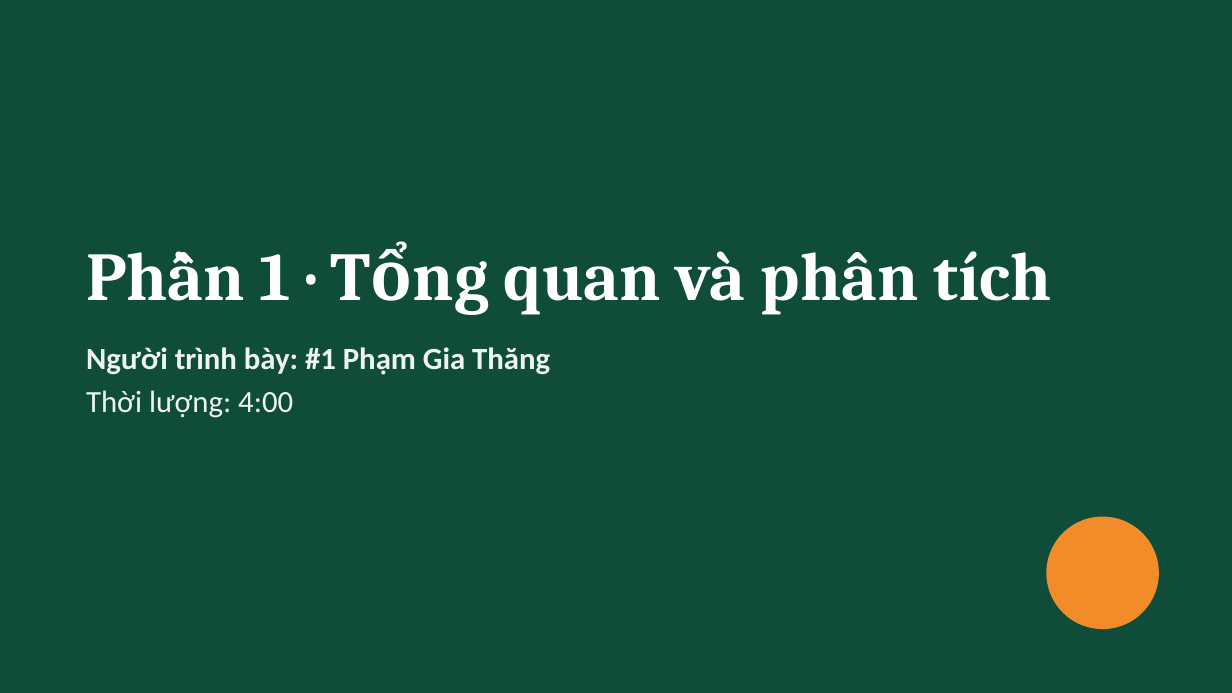
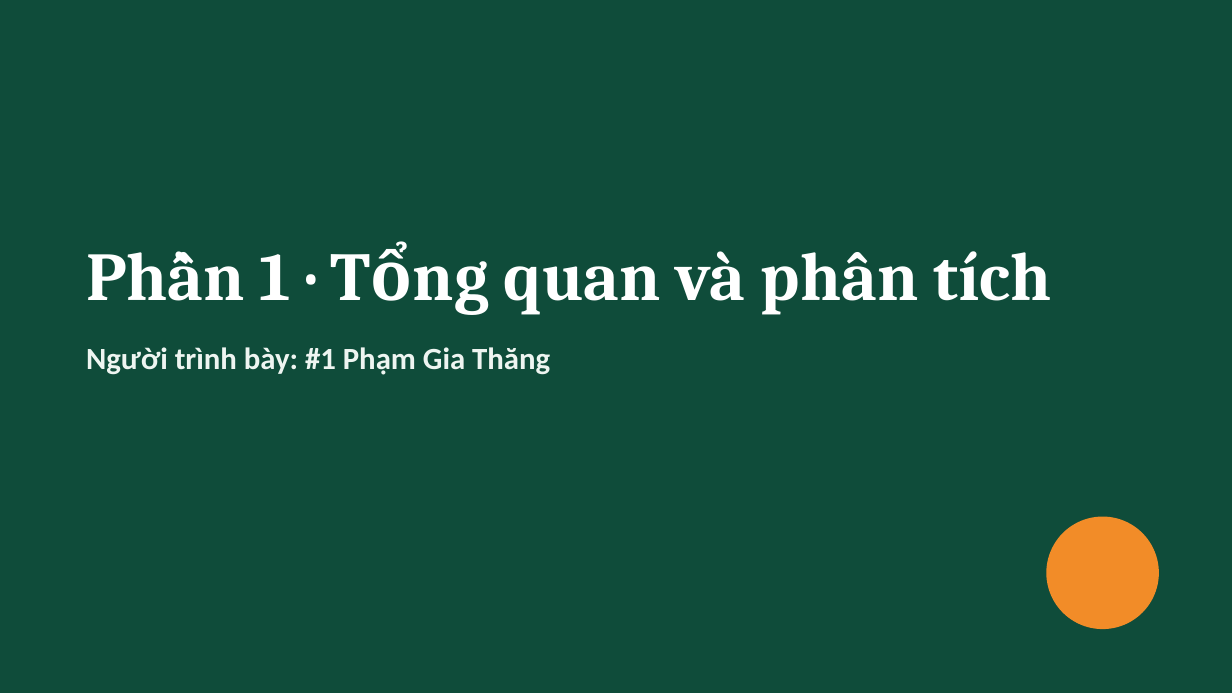
Before and after one commit to mongtrucbay02-sys/Convenience-Store-Management-System, a slide deck: slide 3 of docs/10-final-report/slides/slide_tong-quan-phan-tich_v1_23-11-2026.pptx. Drawn at 1232x693 pixels with LibreOffice and Linux fonts; fonts in the diff are those of the drawing. Boxes give left, top, right and bottom in pixels: in the first picture for what was removed or moved away, otherwise in the second. Text is boxed around its words. In the diff, an @@ line names an element or a change of style, - is before the commit and + after.

```diff
--- a/docs/10-final-report/slides/slide_tong-quan-phan-tich_v1_23-11-2026.pptx
+++ b/docs/10-final-report/slides/slide_tong-quan-phan-tich_v1_23-11-2026.pptx
@@ text at bbox=[86, 390, 293, 418]: paragraph removed @@
-Thời lượng: 4:00
```
Also in this commit, not shown: 5 other slides changed, 1 other file.
